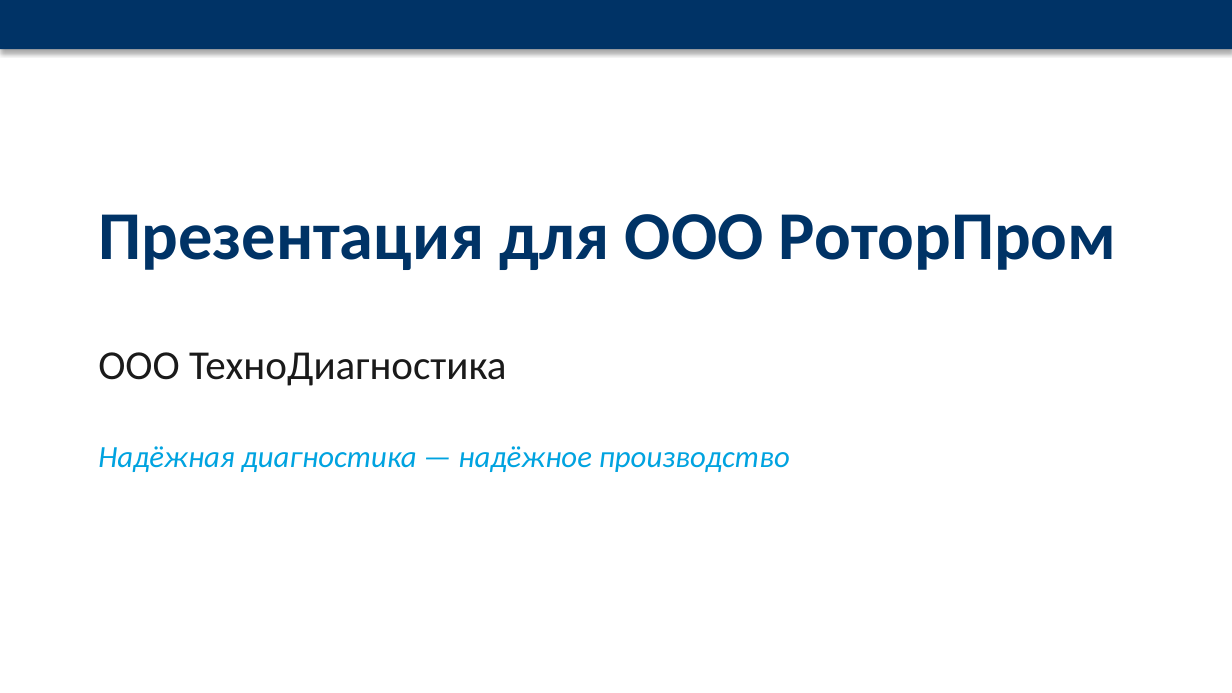
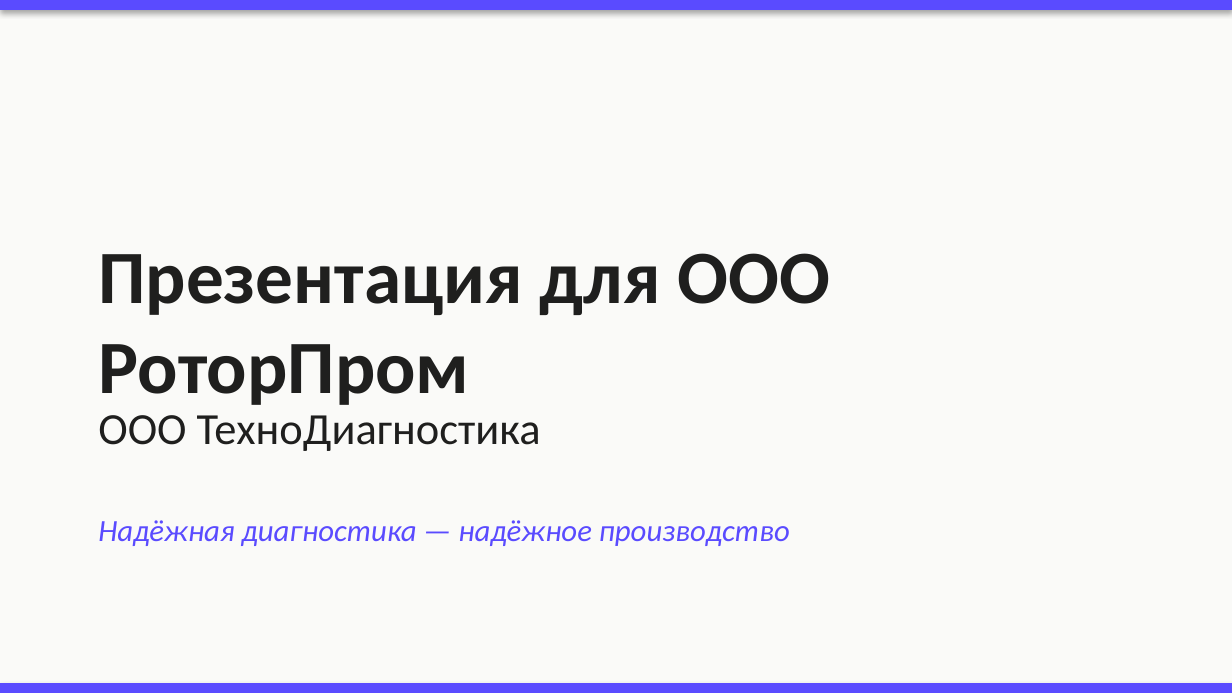
Before and after one commit to Katy-Klochkova/brandmarka, a slide deck: slide 1 of docs/presentation-example.pptx. Drawn at 1232x693 pixels with LibreOffice and Linux fonts; fonts in the diff are those of the drawing. Boxes give left, top, right and bottom in pixels: in the first picture for what was removed or moved away, otherwise in the second. Text is boxed around its words. In the diff, an @@ line names an element or a change of style, - is before the commit and + after.

```diff
--- a/docs/presentation-example.pptx
+++ b/docs/presentation-example.pptx
@@ rectangle: place and size @@
-rectangle at [0,0,1232,49]
+rectangle at [0,0,1232,10]
@@ rectangle at [0,0,1232,10]: fill #003366 to #5A4BFF @@
@@ rectangle added at [0,0,1232,692], fill #FAFAF8 @@
@@ text "Презентация для ООО РоторПром": place and size @@
-text "Презентация для ООО РоторПром" at [98,214,1116,270]
+text "Презентация для ООО РоторПром" at [98,253,831,405]
@@ text "Презентация для ООО РоторПром" at [98,253,831,405]: size 40 to 44 pt, text colour #003366 to #1F1F1E @@
@@ text "ООО ТехноДиагностика": place and size @@
-text "ООО ТехноДиагностика" at [98,352,507,386]
+text "ООО ТехноДиагностика" at [98,415,541,451]
@@ text "ООО ТехноДиагностика" at [98,415,541,451]: size 24 to 26 pt, text colour #1A1A1A to #1F1F1E @@
@@ text "Надёжная диагностика — надёжное производство": place and size @@
-text "Надёжная диагностика — надёжное производство" at [98,446,790,472]
+text "Надёжная диагностика — надёжное производство" at [98,520,790,546]
@@ text "Надёжная диагностика — надёжное производство" at [98,520,790,546]: text colour #00A3E0 to #5A4BFF @@
@@ rectangle added at [0,683,1232,692], fill #5A4BFF @@
```
Also in this commit, not shown: 4 other slides changed, 9 other files.
